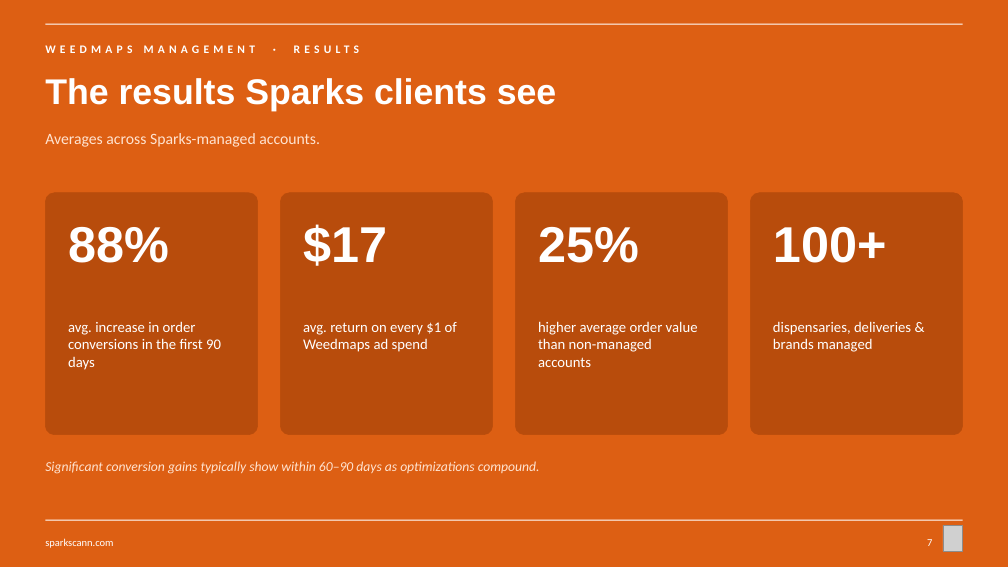
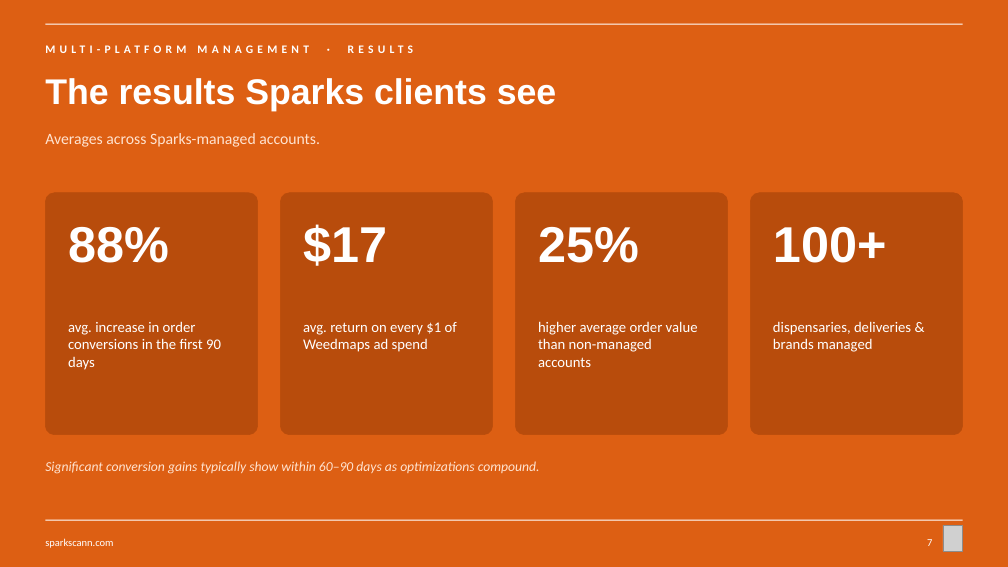
Before and after one commit to sparksmanagement/pitchdeckspecialist, a slide deck: slide 7 of decks/Sparks-x-example-green-valley.pptx. Drawn at 1008x567 pixels with LibreOffice and Linux fonts; fonts in the diff are those of the drawing; grey boxes stand for pictures. Boxes give left, top, right and bottom in pixels: in the first picture for what was removed or moved away, otherwise in the second. Text is boxed around its words. In the diff, an @@ line names an element or a change of style, - is before the commit and + after.

```diff
--- a/decks/Sparks-x-example-green-valley.pptx
+++ b/decks/Sparks-x-example-green-valley.pptx
@@ text at [45,45,413,53]: text changed @@
-WEEDMAPS MANAGEMENT · RESULTS
+MULTI-PLATFORM MANAGEMENT · RESULTS
```
Also in this commit, not shown: 7 other slides changed, 1 other file.
